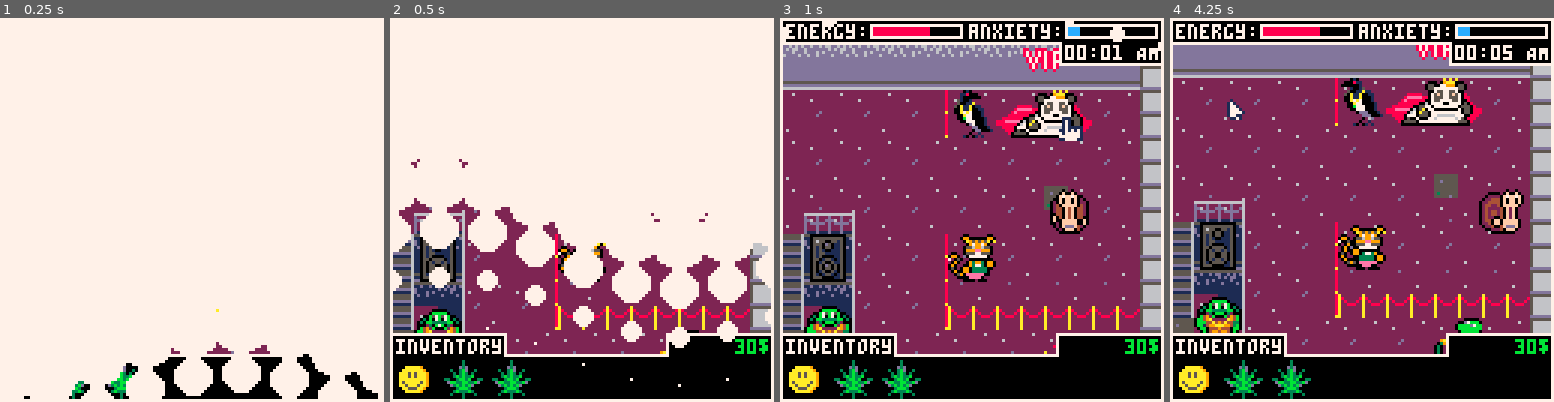
Above: before the commit, frames 1-4 (left to right).
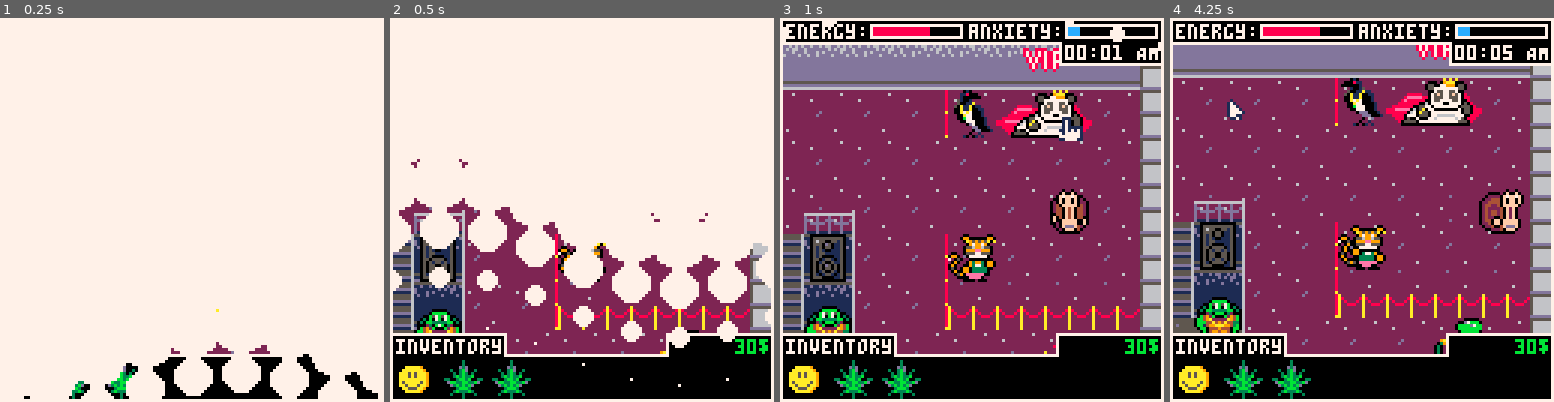
Above: after the commit, the same moments.

Repository: ekaktusz/ld53delivery
Game: PICO-8 cartridge delivery.p8
Two runs of this game, one before a commit and one after it. Both use one fixed random seed, a clock stepped at 60 frames per second and the inputs below.
Inputs (mouse positions are in pixels of both pictures, inside the frame that each line leads up to):
- Up to frame 1 (0.25 s): no input
- Up to frame 2 (0.5 s): tap X (X key) at 0.33 s
- Up to frame 3 (1 s): click (1060, 121) at 0.67 s
- Up to frame 4 (4.25 s): tap X (X key) at 1.07, 1.85, 2.97, 4.08 s; click (1216, 267) at 1.22 s; hold Right 1.6-2.1 s; click (1277, 114) at 1.77 s; hold Up 2.15-2.42 s; click (1342, 259) at 2.32 s; hold Right 2.47-3.03 s; click (1404, 106) at 2.87 s; hold Left 3.08-3.58 s; click (1465, 256) at 3.42 s; hold Down 3.63-3.97 s; click (1231, 102) at 3.97 s; hold Right from 4.02 s (still down)

Frame 1 is identical in both runs. In frame 2, 0.2% of the frame differs, in the area x 6-13%, y 75-82%; in frame 3, 0.3%; in frame 4, 0.6%, in the area x 6-75%, y 40-83%.

Commit message:
bug fixes

Diff:
--- a/delivery.p8
+++ b/delivery.p8
@@ -33,14 +33,14 @@
 17711ccc71777771c0f0ff0f044442205666666dd00d0000cccc3cc3bdcc3ccc0f0ff0f044444220ccccccc6ccccccccccccaaaaaaa9ccccdd87878878878878
 c1171ccc77777771cc0fffff042244205666666dd00d0000ccccc3c3b3c3cccc0f0ff0f044224420cccccc676ccccccccccaaa5a5aaa9cccdd8787887887778d
 cccccccc11777711ccc0fcf042222420ddddddddd00d0000ccccc3b3b33bccccc0fffff042222420ccccc67776cccccccccaaa5a5aaa9cccddd878d8788788dd
-00000000c1111111ccc0fcf0424424205555555511111181cc33cc3bb3bcc33ccc0fcf0442442420cccc6776776ccccccccaaaaaaaaa9cccddd878d878878ddd
-0000000011717171ccc0fcf0424424205555555511111111cccdbb33bb33bdcccc0fcf0442442420ccc677776676ccccccca5aaaaa5a9cccdddd8ddd8dd8dddd
-0000000071777771ccc0fcf04002242055d5555511811111ccccd3b3b3bdcccccc0fcf0400422420ccc676777776cccccccaa5aaa5aa9cccdddddddddddddddd
-0000000077777771cc0fffff0ff044205555555511111811cccccc3bbb3cccccc0fffff0ff044420cccc6777776cccccccccaa555aa9ccccdddddddddddddddd
-0000000011777711cc0fffff0ff042205555555511111111ccccc3b333b3ccccc0fffff0ff044220ccccc66666cccccccccccaaaaa9cccccdddddddddddddddd
-00000000cccccccccc0fdddf4004220c5555555511111111cccc3ccc3ccc3cccc0fdddf40044220ccccccccccccccccccccccccccccccccc5555555555555555
-00000000ccccccccccc0fff0422200cc5355555518111111cccccccc3ccccccccc0fff04422200ccccccccccccccccccccccccccccccccccdddddddddddddddd
-00000000cccccccccccc00000000cccc55555d5511111811ccccccccccccccccccc000000000cccccccccccccccccccccccccccccccccccc6666666666666666
+00000000c1111111ccc0fcf0424424205555555555555555cc33cc3bb3bcc33ccc0fcf0442442420cccc6776776ccccccccaaaaaaaaa9cccddd878d878878ddd
+0000000011717171ccc0fcf0424424205555555555555555cccdbb33bb33bdcccc0fcf0442442420ccc677776676ccccccca5aaaaa5a9cccdddd8ddd8dd8dddd
+0000000071777771ccc0fcf04002242055d5555555d55555ccccd3b3b3bdcccccc0fcf0400422420ccc676777776cccccccaa5aaa5aa9cccdddddddddddddddd
+0000000077777771cc0fffff0ff044205555555555555555cccccc3bbb3cccccc0fffff0ff044420cccc6777776cccccccccaa555aa9ccccdddddddddddddddd
+0000000011777711cc0fffff0ff042205555555555555555ccccc3b333b3ccccc0fffff0ff044220ccccc66666cccccccccccaaaaa9cccccdddddddddddddddd
+00000000cccccccccc0fdddf4004220c5555555555555555cccc3ccc3ccc3cccc0fdddf40044220ccccccccccccccccccccccccccccccccc5555555555555555
+00000000ccccccccccc0fff0422200cc5355555553555555cccccccc3ccccccccc0fff04422200ccccccccccccccccccccccccccccccccccdddddddddddddddd
+00000000cccccccccccc00000000cccc55555d5555555d55ccccccccccccccccccc000000000cccccccccccccccccccccccccccccccccccc6666666666666666
 ccccc7777c777777ccc777777ccccccc22222222222222222222222222222222c0440ccccccc0440cccccccccccccccccccccccccccccccc0000000000000000
 cccc7000070000007c70000007cccccc22222222222262222222222222226222cc04400ccc00440ccccccccccccccccccccacacacccccccc0000000000000000
 ccc708888088880807080888807ccccc22222222222222222222222222222222cc04fff444fff40ccccccccccccccc000c09aaa000cccccc0000000000000000
--- a/include/drugs.lua
+++ b/include/drugs.lua
@@ -40,7 +40,6 @@
                         end
                     end
                 end
-
                 if mouse_in_area(player.x, player.y, player.w, player.h) then
                     drug_use(drug)
                 end
@@ -80,7 +79,7 @@
         player.anxiety += 0.2
     elseif (drug.type == "cocaine") then
         player.energy = 0.7
-        player.anxiery = 0.19
+        player.anxiety = 0.19
     end
 
     inventory_remove_drug(drug)
--- a/include/game_over_screen.lua
+++ b/include/game_over_screen.lua
@@ -36,6 +36,8 @@
         print("  too much anxiety", game_over_screen.x+offsetx,game_over_screen.y+offsety, 8)
     elseif game_over_screen.reason == "energy" then
         print("low energy killed you", game_over_screen.x+offsetx,game_over_screen.y+offsety, 8)
+    elseif game_over_screen.reason == "yourwinner" then
+        print("xddddd", game_over_screen.x+offsetx,game_over_screen.y+offsety, 8)
     end
 
     button_draw(game_over_screen.reset_btn)
--- a/include/game_state.lua
+++ b/include/game_state.lua
@@ -62,7 +62,7 @@
         passed_seconds += 1
         player.energy -= 0.008
         if passed_seconds >= game_duration_seconds then
-            player.energy = 1
+            init_game_over_screen("yourwinner")
         end
     end
 
@@ -114,8 +114,8 @@
 
     player_draw()
     customers_draw()
+    speakers_draw()
     customers_draw_demand()
-    speakers_draw()
     fences_draw_front()
     rect(7*8,11*8,7*8,23*8,6)
     rect(45*8,11*8,45*8,23*8,6)
--- a/include/map.lua
+++ b/include/map.lua
@@ -1,3 +1,20 @@
+
+local dance_floor = {x1=7*8-2, y1=16*8-5, x2=45*8, y2= 24*8}
+
+function is_on_dance_floor(x,y)
+    return x > dance_floor.x1 and x < dance_floor.x2 and y > dance_floor.y1 and y < dance_floor.y2
+end
+
+local bathroom = {x1=49*8, y1=24*8, x2=57*8, y2= 30*8}
+function is_on_bathroom(x, y)
+    return x > bathroom.x1 and x < bathroom.x2 and y > bathroom.y1 and y < bathroom.y2
+end
+
+local wc = {x1=49*8, y1=22*8-5, x2=57*8, y2= 24*8}
+function is_on_wc(x, y)
+    return x > wc.x1 and x < wc.x2 and y > wc.y1 and y < wc.y2
+end
+
 function get_objects_for_sprite_num(spriten,w,h,type)
     local _w = w or 8
     local _h = h or 8
@@ -17,7 +34,7 @@
                 }
                 add(t, obj)
                 if _type == "player" then
-                    mset(i,j,20)
+                    mset(i,j,36)
                 elseif _type == "speaker" then
                     if j > 5 then
                         mset(i,j,68)
@@ -45,11 +62,31 @@
                     mset(i+3,j+1,55)
                 else
                     obj = customer_init(obj, _type)
-                    mset(i,j,36)
-                    --mset(i,j,38)
-                    --mset(i+1,j,39)
-                    mset(i,j+1,54)
-                    mset(i+1,j+1,55)
+                    if is_on_dance_floor(obj.x, obj.y) or is_on_bathroom(obj.x,obj.y) then
+                        mset(i,j,20)
+                        --mset(i,j,38)
+                        --mset(i+1,j,39)
+                        mset(i,j+1,21)
+                        mset(i+1,j+1,21)
+                    elseif is_on_wc(obj.x, obj.y) then
+                        mset(i,j,76)
+                        mset(i+1,j,77)
+                        mset(i,j+1,92)
+                        mset(i+1,j+1,93)
+
+                    elseif j==15 then
+                        mset(i,j,84)
+                        --mset(i,j,38)
+                        --mset(i+1,j,39)
+                        mset(i,j+1,21)
+                        mset(i+1,j+1,21)
+                    else
+                        mset(i,j,36)
+                        --mset(i,j,38)
+                        --mset(i+1,j,39)
+                        mset(i,j+1,54)
+                        mset(i+1,j+1,55)
+                    end
                 end
             end
         end
